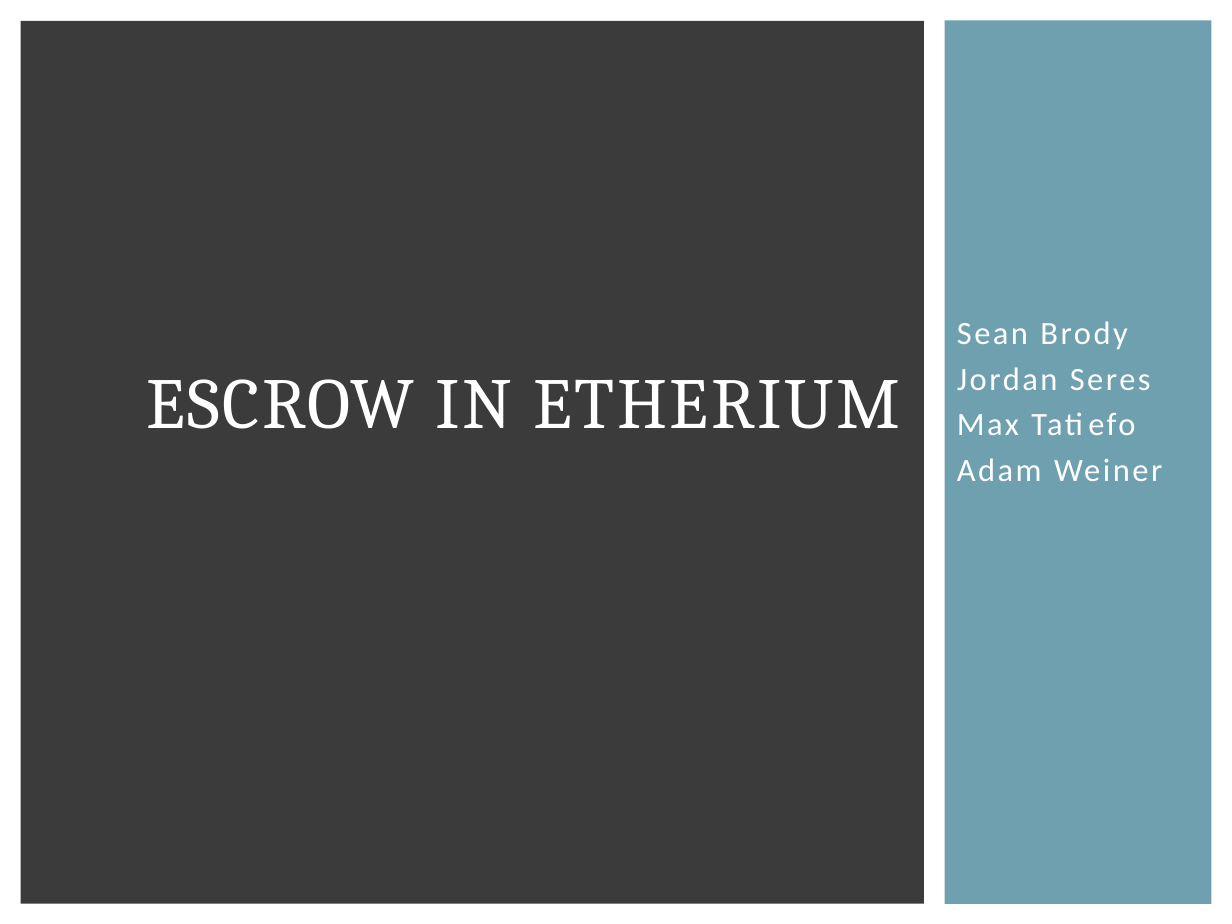
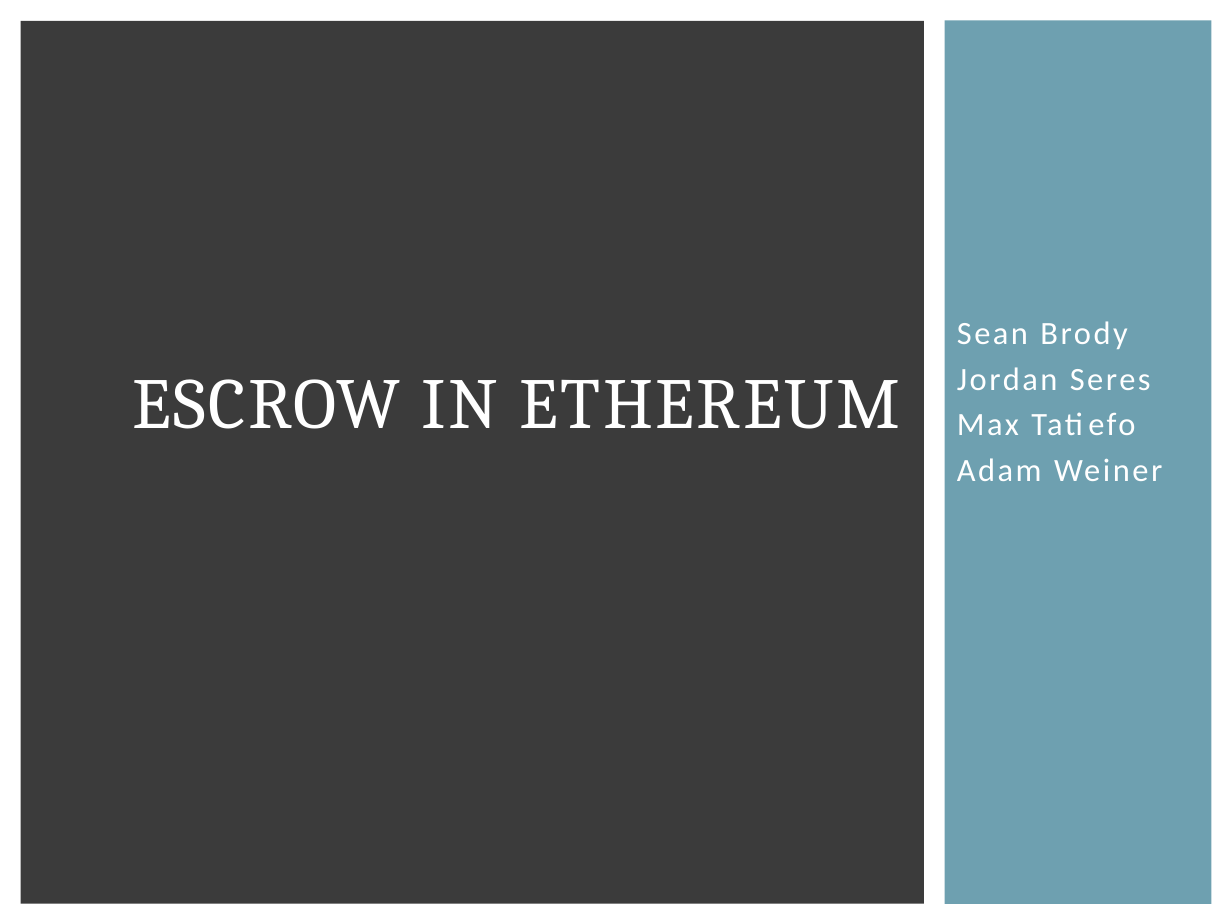
Before and after one commit to ifonefox/cmsc414-ethereum, a slide deck: slide 1 of 414_Etherium_ppt(2).pptx. Drawn at 1232x924 pixels with LibreOffice and Linux fonts; fonts in the diff are those of the drawing. Boxes give left, top, right and bottom in pixels: in the first picture for what was removed or moved away, otherwise in the second. Text is boxed around its words. In the diff, an @@ line names an element or a change of style, - is before the commit and + after.

Commit message:
Spelling

```diff
--- a/414_Etherium_ppt(2).pptx
+++ b/414_Etherium_ppt(2).pptx
@@ title at <box>132,379,900,429</box>: text changed @@
-ESCROW IN ETHERIUM
+ESCROW IN ETHEREUM
```
